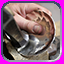
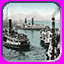
The second 64×64 image is a revision of the first. Changes to its layers:
added layer "Layer 2" above "Flat Image" over [3, 3, 60, 60]
hid "Flat Image" over [3, 3, 60, 60]
